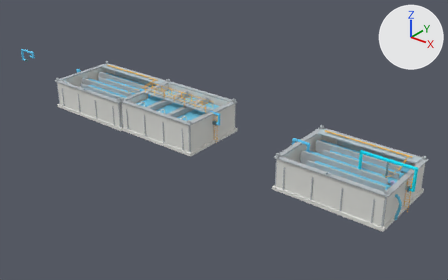
What one commit did to the glTF model examples/m1/assets/wastewater-plant/tiled/coarse/group-root-1-0-1-1.glb.
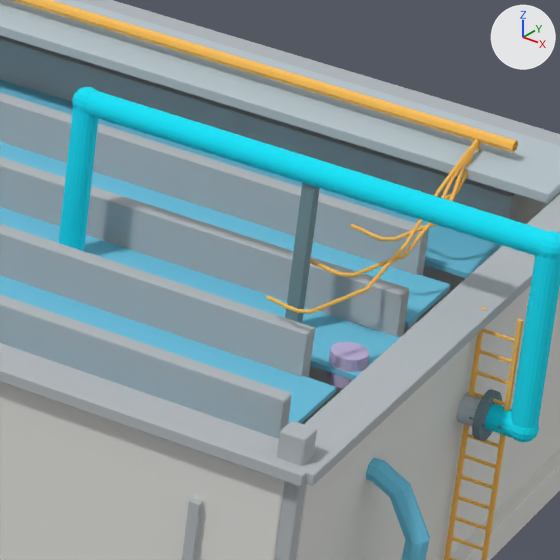
The first picture shows the older version from a 50 mm camera at (273.4, -101.8, 36.4) aimed at (225.6, -42.1, -0.6). The close-ups show the older and then the newer version on the part from 78% to 93% of the width and 50% to 74% of the height of that picture. Only the edits that show in the close-ups are written down. Lighting does not change. The marker at upper right points along +X, +Y and +Z. Vertices at exactly the same position are counted once.

Before the edit, the objects in view are built like this:
```python
me_mesh_0 = bpy.data.meshes.new('Mesh_0')
me_mesh_0.from_pydata(...)  # 650 vertices, 1276 faces; spans x 247.01..253.69, y -45.19..-44.81, z 0.97..5.72
me_mesh_0.materials.append(mat_site_treatedpipe)  # cyan #00e4fa
me_mesh_3 = bpy.data.meshes.new('Mesh_3')
me_mesh_3.from_pydata(...)  # 471 vertices, 857 faces; spans x 201.0..253.5, y -49.0..-41.0, z 0.6..3.6
me_mesh_3.materials.append(mat_equipment_water)  # cyan #6dc5e3
me_mesh_4 = bpy.data.meshes.new('Mesh_4')
me_mesh_4.from_pydata(...)  # 2400 vertices, 4748 faces; spans x 185.7..252.7, y -45.3..-44.7, z 0.0..5.5
me_mesh_4.materials.append(mat_site_steeldark)  # greyish cyan #739198
ob_render_batch_0 = bpy.data.objects.new('render-batch-0', me_mesh_0)
ob_render_batch_0.location = (0.0, 0.0, 0.0)
ob_render_batch_3 = bpy.data.objects.new('render-batch-3', me_mesh_3)
ob_render_batch_3.location = (0.0, 0.0, 0.0)
ob_render_batch_4 = bpy.data.objects.new('render-batch-4', me_mesh_4)
ob_render_batch_4.location = (0.0, 0.0, 0.0)
# also in view: 'render-batch-2' at (226.5, -45.3, 2.7); 'render-batch-6' at (226.5, -45.3, 2.7); 'render-batch-7' at (231.8, -45.4, 3.2); 'render-batch-5' at (226.5, -45.0, 2.6); 'render-batch-8' at (226.5, -45.0, 2.3)
```
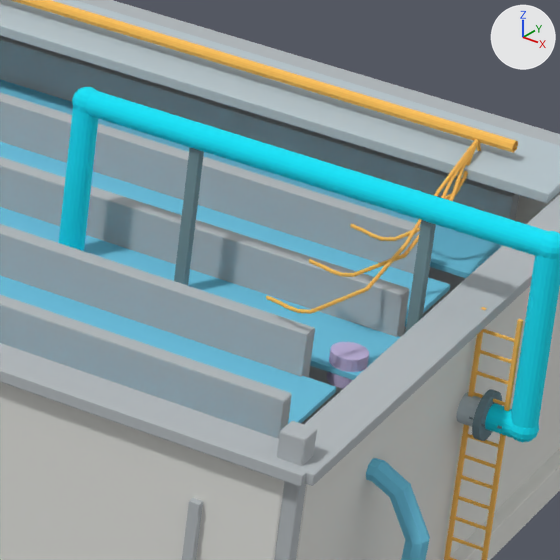
What differs and where, as boxes [x1, y1, x2, y2] in the close-ups (560 x 560 px):
'render-batch-4', reshaped: before [285, 183, 320, 323]; after [174, 147, 436, 333]

What the commit changed:
me_mesh_4 is used by ob_render_batch_4; location (0.0, 0.0, 0.0).
me_mesh_4 had 2400 vertices, 4748 faces and spanned x 185.7..252.7, y -45.3..-44.7, z 0.0..5.5.
me_mesh_4 now has 2320 vertices, 4584 faces and spans x 185.7..252.7, y -45.3..-44.7, z 0.0..5.5.
Part 1, on me_mesh_4:
94 vertices are removed from x 250.3..250.4, y -45.1..-44.9, z 0.0..5.5.
188 faces are deleted.
2 vertices move from x 250.3, y -45.1..-44.9, z 0.0 to x 248.8..251.9, y -44.9, z 0.0.
14 vertices are added at x 248.7..252.0, y -45.1..-44.9, z 0.0..5.5.
24 new faces join them.
